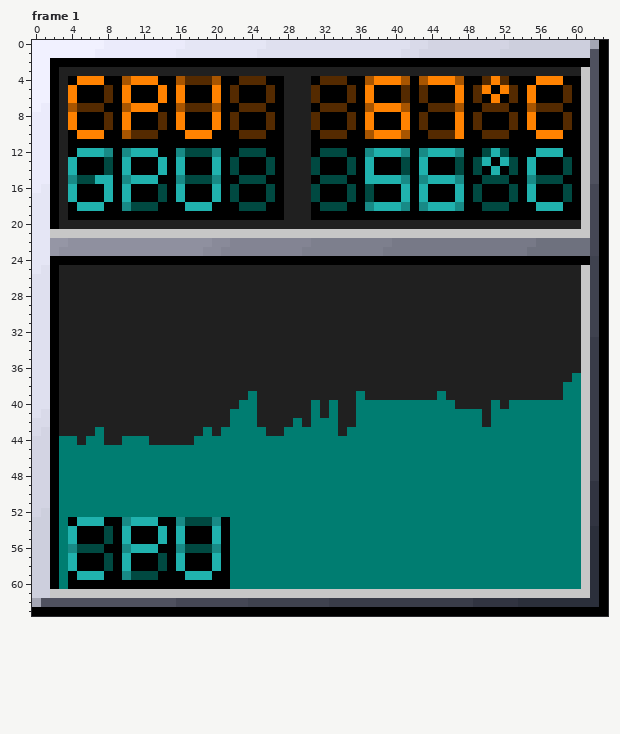
Edited in one commit: animated GIF sprite (images/pywmtemp.gif). Above is the file before it was changed.
The file is 128x128 pixels, drawn in blocks of 2x2; one block is one cell here. Colours within 5 levels of each other are drawn and written as one. Shown: frame 1. The commit also changed other frames, which this record leaves out.
After:
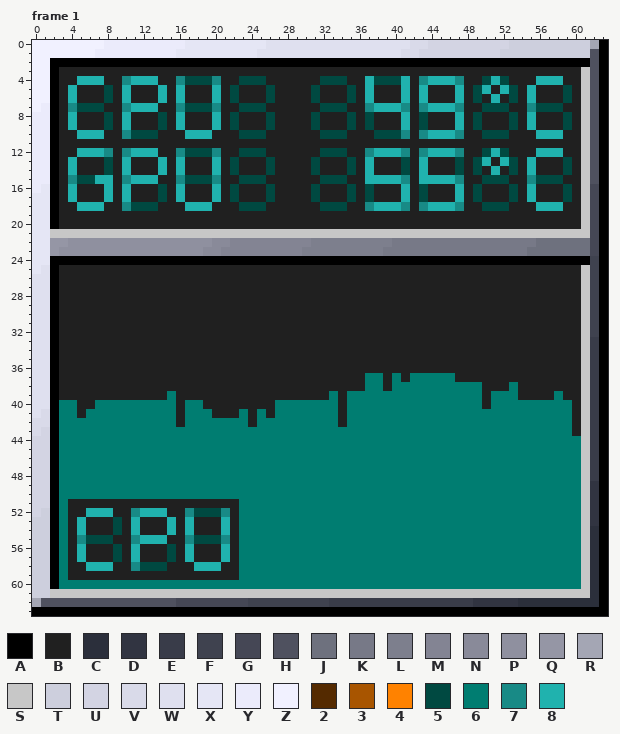
Palette (. is transparent): A #000000  B #202020  C #2b2f3b  D #313441  E #393c49  F #3f424f  G #454755  H #4f515f  J #6e717e  K #777987  L #7d7f8d  M #838493  N #898a99  P #8f909f  Q #9596a5  R #a4a6b4  S #c7c7c7  T #cdcfdd  U #d3d4e3  V #d9dae9  W #dfe0ef  X #e5e6f5  Y #ebebfb  Z #f1f1ff  2 #542a00  3 #a85500  4 #ff8200  5 #004941  6 #007d71  7 #188a86  8 #20b2ae
What changed:
--- frame 1
@@ x 0..63 @@
  3 ZZABBBBBBBBBBBBBBBBBBBBBBBBBBBBBBBBBBBBBBBBBBBBBBBBBBBBBBBBBBSHA
- 4 ZZABA444AA3444AA32223AA222AABBBA222AA34443A34443AA242AAA444AASHA
- 5 ZZAB4AAA2A4AAA4A4AAA4A2AAA2ABBB2AAA2A4AAA2A2AAA4A24A42A4AAA2ASHA
- 6 ZZAB4AAA2A4AAA4A4AAA4A2AAA2ABBB2AAA2A4AAA2A2AAA4A2A4A2A4AAA2ASHA
- 7 ZYAB3222AA3444AA32223AA222AABBBA222AA34443AA2223AA222AA3222AASHA
- 8 YYAB4AAA2A4AAA2A4AAA4A2AAA2ABBB2AAA2A4AAA4A2AAA4A2AAA2A4AAA2ASHA
- 9 YYAB4AAA2A4AAA2A4AAA4A2AAA2ABBB2AAA2A4AAA4A2AAA4A2AAA2A4AAA2ASHA
-10 YYABA444AA3222AAA444AAA222AABBBA222AA34443AA2224AA222AAA444AASHA
-11 YYABAAAAAAAAAAAAAAAAAAAAAAAABBBAAAAAAAAAAAAAAAAAAAAAAAAAAAAAASHA
-12 YYABA8887A7888AA75557AA555AABBBA555AA78887A78887AA585AAA888AASHA
-13 YYAB8AAA5A8AAA8A8AAA8A5AAA5ABBB5AAA5A8AAA5A8AAA5A58A85A8AAA5ASHA
-14 YYAB8AAA5A8AAA8A8AAA8A5AAA5ABBB5AAA5A8AAA5A8AAA5A5A8A5A8AAA5ASHA
-15 YYAB75588A7888AA75557AA555AABBBA555AA88887A78887AA555AA7555AASHA
-16 YXAB8AAA8A8AAA5A8AAA8A5AAA5ABBB5AAA5A5AAA8A8AAA8A5AAA5A8AAA5ASGA
-17 XXAB8AAA8A8AAA5A8AAA8A5AAA5ABBB5AAA5A5AAA8A8AAA8A5AAA5A8AAA5ASGA
-18 XXABA888AA7555AAA888AAA555AABBBA555AA78887A78887AA555AAA888AASGA
-19 XXABAAAAAAAAAAAAAAAAAAAAAAAABBBAAAAAAAAAAAAAAAAAAAAAAAAAAAAAASGA
+ 4 ZZABB888BB7888BB75557BB555BBBBBB555BB85558B78887BB585BBB888BBSHA
+ 5 ZZAB8BBB5B8BBB8B8BBB8B5BBB5BBBB5BBB5B8BBB8B8BBB8B58B85B8BBB5BSHA
+ 6 ZZAB8BBB5B8BBB8B8BBB8B5BBB5BBBB5BBB5B8BBB8B8BBB8B5B8B5B8BBB5BSHA
+ 7 ZYAB7555BB7888BB75557BB555BBBBBB555BB78887B78887BB555BB7555BBSHA
+ 8 YYAB8BBB5B8BBB5B8BBB8B5BBB5BBBB5BBB5B5BBB8B5BBB8B5BBB5B8BBB5BSHA
+ 9 YYAB8BBB5B8BBB5B8BBB8B5BBB5BBBB5BBB5B5BBB8B5BBB8B5BBB5B8BBB5BSHA
+10 YYABB888BB7555BBB888BBB555BBBBBB555BBB5557B78887BB555BBB888BBSHA
+11 YYABBBBBBBBBBBBBBBBBBBBBBBBBBBBBBBBBBBBBBBBBBBBBBBBBBBBBBBBBBSHA
+12 YYABB8887B7888BB75557BB555BBBBBB555BB78887B78887BB585BBB888BBSHA
+13 YYAB8BBB5B8BBB8B8BBB8B5BBB5BBBB5BBB5B8BBB5B8BBB5B58B85B8BBB5BSHA
+14 YYAB8BBB5B8BBB8B8BBB8B5BBB5BBBB5BBB5B8BBB5B8BBB5B5B8B5B8BBB5BSHA
+15 YYAB75588B7888BB75557BB555BBBBBB555BB88887B88887BB555BB7555BBSHA
+16 YXAB8BBB8B8BBB5B8BBB8B5BBB5BBBB5BBB5B5BBB8B5BBB8B5BBB5B8BBB5BSGA
+17 XXAB8BBB8B8BBB5B8BBB8B5BBB5BBBB5BBB5B5BBB8B5BBB8B5BBB5B8BBB5BSGA
+18 XXABB888BB7555BBB888BBB555BBBBBB555BB78887B78887BB555BBB888BBSGA
+19 XXABBBBBBBBBBBBBBBBBBBBBBBBBBBBBBBBBBBBBBBBBBBBBBBBBBBBBBBBBBSGA
 20 XXABBBBBBBBBBBBBBBBBBBBBBBBBBBBBBBBBBBBBBBBBBBBBBBBBBBBBBBBBBSGA
@@ x 0..63 @@
 36 WWABBBBBBBBBBBBBBBBBBBBBBBBBBBBBBBBBBBBBBBBBBBBBBBBBBBBBBBBBBSEA
-37 WWABBBBBBBBBBBBBBBBBBBBBBBBBBBBBBBBBBBBBBBBBBBBBBBBBBBBBBBBB6SEA
-38 WWABBBBBBBBBBBBBBBBBBBBBBBBBBBBBBBBBBBBBBBBBBBBBBBBBBBBBBBB66SEA
-39 WWABBBBBBBBBBBBBBBBBBBBB6BBBBBBBBBBB6BBBBBBBB6BBBBBBBBBBBBB66SEA
-40 WWABBBBBBBBBBBBBBBBBBBB66BBBBBB6B6BB66666666666BBBB6B66666666SEA
-41 WVABBBBBBBBBBBBBBBBBBB666BBBBBB6B6BB66666666666666B6666666666SEA
-42 VVABBBBBBBBBBBBBBBBBBB666BBBB6B666BB66666666666666B6666666666SEA
-43 VUABBBB6BBBBBBBBBBB6B66666BB666666B66666666666666666666666666SEA
-44 UUA66B66BB666BBBBB6666666666666666666666666666666666666666666SEA
+37 WWABBBBBBBBBBBBBBBBBBBBBBBBBBBBBBBBBB66B6B66666BBBBBBBBBBBBBBSEA
+38 WWABBBBBBBBBBBBBBBBBBBBBBBBBBBBBBBBBB66B6666666666BBB6BBBBBBBSEA
+39 WWABBBBBBBBBBBB6BBBBBBBBBBBBBBBBB6B666666666666666B666BBBB6BBSEA
+40 WWA66BB666666666B66BBBBBBBB6666666B666666666666666B666666666BSEA
+41 WVA66B6666666666B666BBB6B6B6666666B6666666666666666666666666BSEA
+42 VVA6666666666666B6666666B666666666B6666666666666666666666666BSEA
+43 VUA666666666666666666666666666666666666666666666666666666666BSEA
+44 UUA6666666666666666666666666666666666666666666666666666666666SEA
 45 UUA6666666666666666666666666666666666666666666666666666666666SEA
@@ x 2..24 @@
 50 A6666666666666666666666
-51 A6666666666666666666666
-52 A6666666666666666666666
-53 A6A888AA7888AA75557A666
-54 A68AAA5A8AAA8A8AAA8A666
-55 A68AAA5A8AAA8A8AAA8A666
-56 A67555AA7888AA75557A666
-57 A68AAA5A8AAA5A8AAA8A666
-58 A68AAA5A8AAA5A8AAA8A666
-59 A6A888AA7555AAA888AA666
-60 A6AAAAAAAAAAAAAAAAAA666
+51 A6BBBBBBBBBBBBBBBBBBB66
+52 A6BB888BB7888BB75557B66
+53 A6B8BBB5B8BBB8B8BBB8B66
+54 A6B8BBB5B8BBB8B8BBB8B66
+55 A6B7555BB7888BB75557B66
+56 A6B8BBB5B8BBB5B8BBB8B66
+57 A6B8BBB5B8BBB5B8BBB8B66
+58 A6BB888BB7555BBB888BB66
+59 A6BBBBBBBBBBBBBBBBBBB66
+60 A6666666666666666666666
 61 SSSSSSSSSSSSSSSSSSSSSSS
Pixel boxes of the changes (left, top, right, bottom) in both pictures:
changed: (68, 76, 581, 220)
changed: (59, 373, 518, 445)
changed: (554, 373, 581, 436)
changed: (68, 499, 239, 589)
